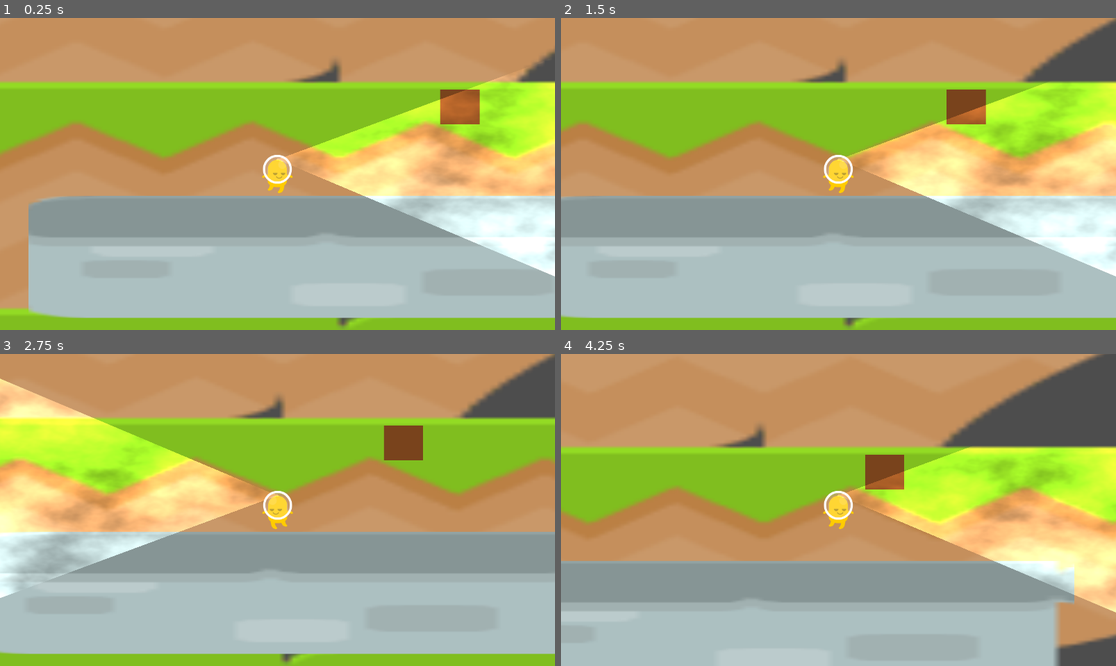
Above: before the commit, frames 1-4 (two rows, left to right).
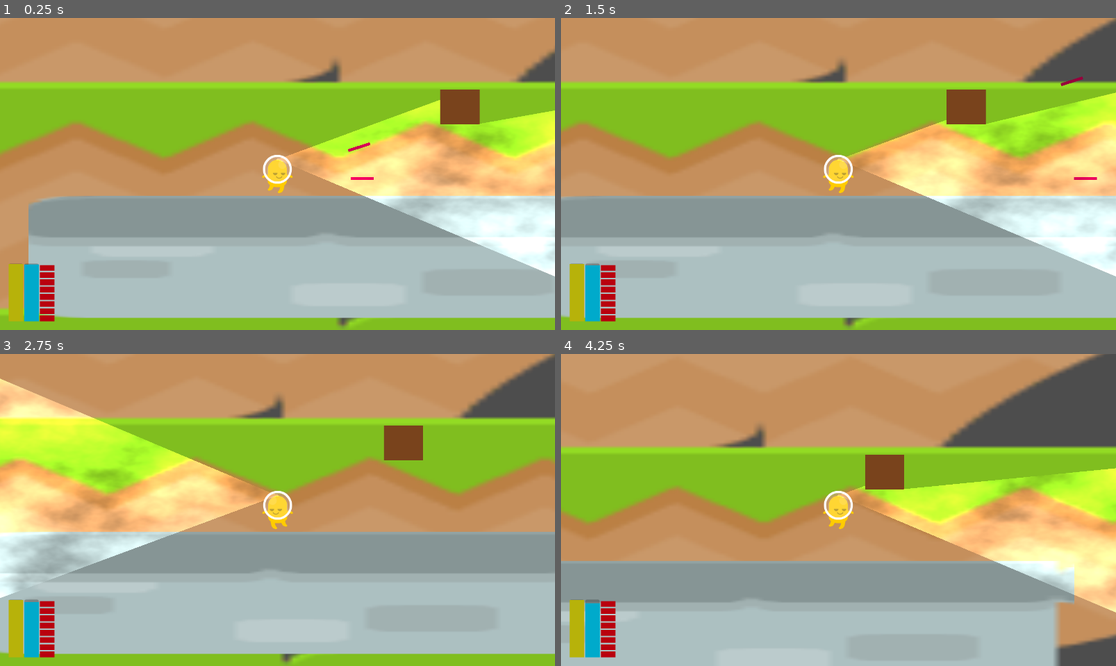
Above: after the commit, the same moments.

Repository: super-Colin/godot-rogue-halls
Game: Godot game, scene res://game.tscn
Same seed, same stepped clock (60 frames per second), same inputs: the game is played once before the commit and once after it.
Inputs:
- Up to frame 1 (0.25 s): no input
- Up to frame 2 (1.5 s): tap Enter at 0.5 s; hold Right (Move_Right) from 0.53 s (still down); tap Space (Jump) at 0.77 s
- Up to frame 3 (2.75 s): tap Space (Jump) at 1.52 s; release Right (Move_Right) at 2.03 s; hold Left (Move_Left) from 2.03 s (still down)
- Up to frame 4 (4.25 s): release Left (Move_Left) at 2.78 s; hold Right (Move_Right) from 2.78 s (still down); tap Space (Jump) at 3.02, 3.77 s

The runs differ from the first frame. In frame 1, 3.8% of the frame differs, in the area x 1-100%, y 18-98%; in frame 2, 3.3%; in frame 3, 1.4%; in frame 4, 5.0%, in the area x 1-100%, y 29-98%.

Commit message:
added laser, shadows and some notes

Diff:
--- a/crate.tscn
+++ b/crate.tscn
@@ -1,10 +1,13 @@
-[gd_scene load_steps=3 format=3 uid="uid://chso3bqugycky"]
+[gd_scene load_steps=4 format=3 uid="uid://chso3bqugycky"]
 
 [sub_resource type="RectangleShape2D" id="RectangleShape2D_4417n"]
 size = Vector2(169.25, 146.75)
 
 [sub_resource type="RectangleShape2D" id="RectangleShape2D_uep05"]
 size = Vector2(134.5, 116.25)
+
+[sub_resource type="OccluderPolygon2D" id="OccluderPolygon2D_4417n"]
+polygon = PackedVector2Array(-68, -56, -68, 64, 68, 64, 68, -56)
 
 [node name="Crate" type="Node2D"]
 
@@ -27,3 +30,6 @@
 offset_right = 68.0
 offset_bottom = 64.0
 color = Color(0.474923, 0.263101, 0.109084, 1)
+
+[node name="LightOccluder2D" type="LightOccluder2D" parent="."]
+occluder = SubResource("OccluderPolygon2D_4417n")
--- a/game.tscn
+++ b/game.tscn
@@ -1,9 +1,11 @@
-[gd_scene load_steps=5 format=3 uid="uid://cwdekrbnrp8yo"]
+[gd_scene load_steps=7 format=3 uid="uid://cwdekrbnrp8yo"]
 
 [ext_resource type="PackedScene" uid="uid://drajoe6caob2t" path="res://hall.tscn" id="1_e2o6t"]
 [ext_resource type="Texture2D" uid="uid://cumaw7c1aqwmo" path="res://tiles_sheet.png" id="1_feb5d"]
 [ext_resource type="PackedScene" uid="uid://c6txhrt448b4u" path="res://player.tscn" id="2_feb5d"]
 [ext_resource type="PackedScene" uid="uid://chso3bqugycky" path="res://crate.tscn" id="4_fc0e3"]
+[ext_resource type="PackedScene" uid="uid://b6mvathho3qof" path="res://player_ui.tscn" id="5_7jktm"]
+[ext_resource type="PackedScene" uid="uid://byb2km2antifu" path="res://laser_projectile.tscn" id="6_ryrav"]
 
 [node name="Game" type="Node2D"]
 
@@ -21,3 +23,14 @@
 
 [node name="Crate" parent="." instance=ExtResource("4_fc0e3")]
 position = Vector2(1468, 612)
+
+[node name="CanvasLayer" type="CanvasLayer" parent="."]
+
+[node name="PlayerUI" parent="CanvasLayer" instance=ExtResource("5_7jktm")]
+
+[node name="LaserProjectile" parent="." instance=ExtResource("6_ryrav")]
+position = Vector2(981, 864)
+
+[node name="LaserProjectile2" parent="." instance=ExtResource("6_ryrav")]
+position = Vector2(977, 801)
+rotation = -0.308923
--- a/hall.tscn
+++ b/hall.tscn
@@ -10,7 +10,7 @@
 [node name="StaticBody2D" type="StaticBody2D" parent="."]
 
 [node name="CollisionShape2D" type="CollisionShape2D" parent="StaticBody2D"]
-position = Vector2(890, 0)
+position = Vector2(890, -356.25)
 shape = SubResource("RectangleShape2D_kftm2")
 
 [node name="CollisionShape2D2" type="CollisionShape2D" parent="StaticBody2D"]
@@ -25,7 +25,7 @@
 region_rect = Rect2(700.8, 280.44, 71.2001, 69.2083)
 
 [node name="Sprite2D2" type="Sprite2D" parent="."]
-position = Vector2(1050, -43)
+position = Vector2(1050, -399.25)
 scale = Vector2(30.1901, 6.1087)
 texture = ExtResource("1_7h0dx")
 region_enabled = true
--- /dev/null
+++ b/laser_projectile.gd
@@ -0,0 +1,23 @@
+extends Area2D
+
+@export var projectileSpeed = 10
+
+
+func _physics_process(delta: float) -> void:
+	$'.'.position += Vector2(projectileSpeed, 0).rotated($'.'.rotation)
+
+
+
+
+
+
+
+
+
+
+
+
+
+
+
+#
--- /dev/null
+++ b/laser_projectile.tscn
@@ -0,0 +1,21 @@
+[gd_scene load_steps=3 format=3 uid="uid://byb2km2antifu"]
+
+[ext_resource type="Script" uid="uid://dgbdrhaqnr40" path="res://laser_projectile.gd" id="1_yagdn"]
+
+[sub_resource type="CapsuleShape2D" id="CapsuleShape2D_ke2sr"]
+radius = 6.0
+height = 88.0
+
+[node name="LaserProjectile" type="Area2D"]
+collision_layer = 0
+collision_mask = 2
+script = ExtResource("1_yagdn")
+
+[node name="CollisionShape2D" type="CollisionShape2D" parent="."]
+rotation = 1.5708
+shape = SubResource("CapsuleShape2D_ke2sr")
+
+[node name="Line2D" type="Line2D" parent="."]
+position = Vector2(-3, 1)
+points = PackedVector2Array(-37, -1, 42, -1)
+default_color = Color(0.593236, 0, 0.233841, 1)
--- /dev/null
+++ b/player_ui.gd
@@ -0,0 +1,14 @@
+extends Control
+
+
+
+
+func _physics_process(delta: float) -> void:
+	%Oxygen.value -= delta
+
+
+
+
+
+
+#
--- /dev/null
+++ b/player_ui.tscn
@@ -0,0 +1,90 @@
+[gd_scene load_steps=4 format=3 uid="uid://b6mvathho3qof"]
+
+[ext_resource type="Script" uid="uid://dmed2b4o6cuxt" path="res://player_ui.gd" id="1_lwipk"]
+
+[sub_resource type="StyleBoxFlat" id="StyleBoxFlat_5m0x8"]
+bg_color = Color(0.717919, 0.697337, 0.0414697, 1)
+
+[sub_resource type="StyleBoxFlat" id="StyleBoxFlat_lwipk"]
+bg_color = Color(3.7542e-06, 0.668846, 0.797771, 1)
+
+[node name="PlayerUI" type="MarginContainer"]
+anchors_preset = 15
+anchor_right = 1.0
+anchor_bottom = 1.0
+grow_horizontal = 2
+grow_vertical = 2
+size_flags_horizontal = 3
+size_flags_vertical = 3
+theme_override_constants/margin_left = 30
+theme_override_constants/margin_top = 30
+theme_override_constants/margin_right = 30
+theme_override_constants/margin_bottom = 30
+script = ExtResource("1_lwipk")
+
+[node name="HBoxContainer" type="HBoxContainer" parent="."]
+layout_mode = 2
+size_flags_vertical = 8
+
+[node name="Energy" type="ProgressBar" parent="HBoxContainer"]
+unique_name_in_owner = true
+custom_minimum_size = Vector2(50, 200)
+layout_mode = 2
+theme_override_styles/fill = SubResource("StyleBoxFlat_5m0x8")
+value = 99.0
+fill_mode = 3
+show_percentage = false
+
+[node name="Oxygen" type="ProgressBar" parent="HBoxContainer"]
+unique_name_in_owner = true
+custom_minimum_size = Vector2(50, 200)
+layout_mode = 2
+theme_override_styles/fill = SubResource("StyleBoxFlat_lwipk")
+value = 99.0
+fill_mode = 3
+show_percentage = false
+
+[node name="Magazine" type="VBoxContainer" parent="HBoxContainer"]
+layout_mode = 2
+size_flags_vertical = 8
+theme_override_constants/separation = 5
+
+[node name="Shot" type="ColorRect" parent="HBoxContainer/Magazine"]
+custom_minimum_size = Vector2(50, 20)
+layout_mode = 2
+color = Color(0.725207, 0, 0.0551934, 1)
+
+[node name="Shot2" type="ColorRect" parent="HBoxContainer/Magazine"]
+custom_minimum_size = Vector2(50, 20)
+layout_mode = 2
+color = Color(0.725207, 0, 0.0551934, 1)
+
+[node name="Shot3" type="ColorRect" parent="HBoxContainer/Magazine"]
+custom_minimum_size = Vector2(50, 20)
+layout_mode = 2
+color = Color(0.725207, 0, 0.0551934, 1)
+
+[node name="Shot4" type="ColorRect" parent="HBoxContainer/Magazine"]
+custom_minimum_size = Vector2(50, 20)
+layout_mode = 2
+color = Color(0.725207, 0, 0.0551934, 1)
+
+[node name="Shot5" type="ColorRect" parent="HBoxContainer/Magazine"]
+custom_minimum_size = Vector2(50, 20)
+layout_mode = 2
+color = Color(0.725207, 0, 0.0551934, 1)
+
+[node name="Shot6" type="ColorRect" parent="HBoxContainer/Magazine"]
+custom_minimum_size = Vector2(50, 20)
+layout_mode = 2
+color = Color(0.725207, 0, 0.0551934, 1)
+
+[node name="Shot7" type="ColorRect" parent="HBoxContainer/Magazine"]
+custom_minimum_size = Vector2(50, 20)
+layout_mode = 2
+color = Color(0.725207, 0, 0.0551934, 1)
+
+[node name="Shot8" type="ColorRect" parent="HBoxContainer/Magazine"]
+custom_minimum_size = Vector2(50, 20)
+layout_mode = 2
+color = Color(0.725207, 0, 0.0551934, 1)
Not shown, added: laser_projectile.gd.uid
Not shown, added: player_ui.gd.uid
Not shown, added: z_notes.txt
